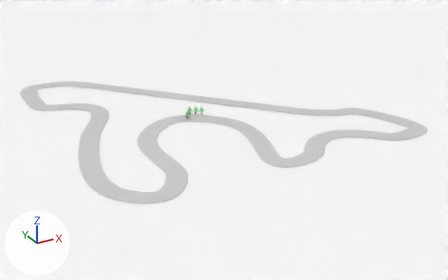
A saved change to the Blender file raw_assets/bmw_m3_source/unfinished_track_glb.blend.
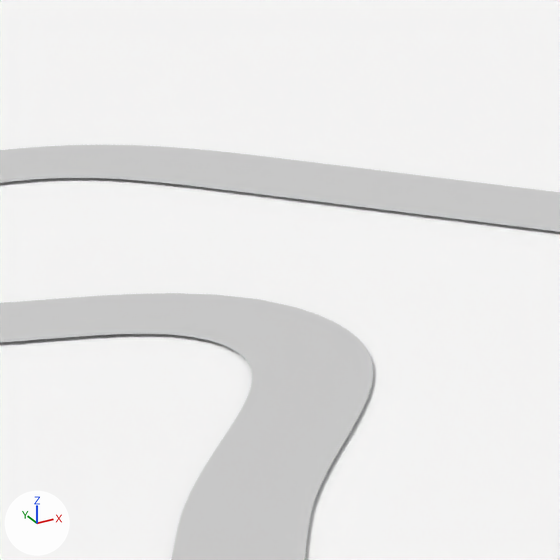
The first picture shows the older version from a 50 mm lens placed at (-86.5, -184.2, 80.9), pointed at (14.2, -1.1, -10.6). The close-ups show both versions on the part from 12% to 31% of the width and 21% to 51% of the height of that picture; other places that the commit changed are outside them. Arrows for +X, +Y and +Z are at lower left; the lights stay in place.
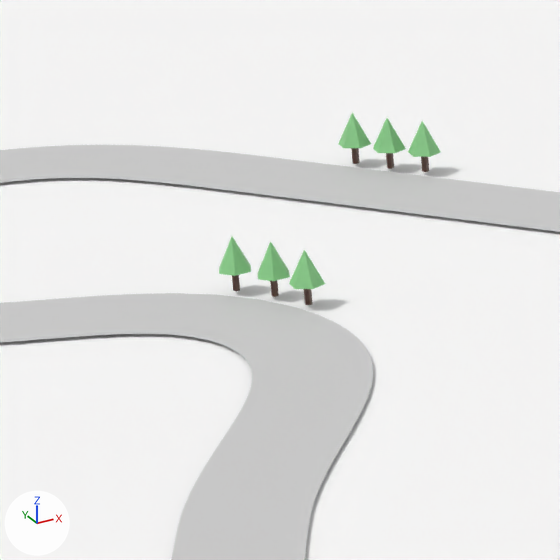
Where the change shows, as pixel boxes [x1, y1, x2, y2] in the close-ups (560 x 560 px):
'Tree.018', added (green)
    after: [289, 250, 325, 305]
    faces in mat_mat_leaves (green #88cc88): [289, 250, 325, 289]
    faces in mat_mat_trunk (brown #5c4033): [304, 289, 312, 305]
'Tree.016', added (green)
    after: [219, 237, 251, 291]
    faces in mat_mat_leaves (green #88cc88): [219, 237, 251, 276]
'Tree.017', added (green)
    after: [258, 241, 290, 297]
    faces in mat_mat_leaves (green #88cc88): [258, 241, 290, 281]
'Tree.007', added (green)
    after: [408, 121, 441, 172]
'Tree.002', moved (not visible before)
    after: [373, 118, 406, 169]
'Tree.001', moved (not visible before)
    after: [338, 113, 371, 164]

What changed in the scene script:
```text
Add me_cylinder_021:
    me_cylinder_021.from_pydata(...)  # a 6-sided cylinder along z spanning x -0.84..0.89, y -0.99..1.01, z -1.43..0.57, material slot 0; a 6-sided cone pointing to +z spanning x -4.07..3.99, y -4.67..4.63, z 0.32..3.27, material slot 1
    me_cylinder_021.materials.append(mat_mat_trunk)  # brown #5c4033
    me_cylinder_021.materials.append(mat_mat_leaves)  # green #88cc88
Change ob_tree_001:
    ob_tree_001.location: (-0.01, -0.16, 0.97) -> (-11.93, 50.7, 0.97)
Change ob_tree_002:
    ob_tree_002.location: (-0.01, -0.16, 0.97) -> (-10.41, 48.82, 0.97)
Add ob_tree_018:
    ob_tree_018 = bpy.data.objects.new('Tree.018', me_cylinder_021)
    ob_tree_018.location = (-22.32, 28.49, 0.97)
    ob_tree_018.rotation_euler = (0.0, 0.0, -1.046)  # degrees (0, 0, -60)
    ob_tree_018.scale = (-0.215, -0.215, 0.68)
Add ob_tree_017:
    ob_tree_017 = bpy.data.objects.new('Tree.017', me_cylinder_002.copy())  # the mesh of ob_tree_002
    ob_tree_017.location = (-23.51, 30.71, 0.97)
    ob_tree_017.rotation_euler = (0.0, 0.0, -0.303)  # degrees (0, 0, -17)
    ob_tree_017.scale = (-0.215, -0.215, 0.68)
Add ob_tree_016:
    ob_tree_016 = bpy.data.objects.new('Tree.016', me_cylinder_002.copy())  # the mesh of ob_tree_002
    ob_tree_016.location = (-25.11, 32.58, 0.97)
    ob_tree_016.rotation_euler = (0.0, 0.0, -0.303)  # degrees (0, 0, -17)
    ob_tree_016.scale = (-0.215, -0.215, 0.68)
Add ob_tree_007:
    ob_tree_007 = bpy.data.objects.new('Tree.007', me_cylinder_002)
    ob_tree_007.location = (-8.78, 47.18, 0.97)
    ob_tree_007.scale = (-0.215, -0.215, 0.68)
```
